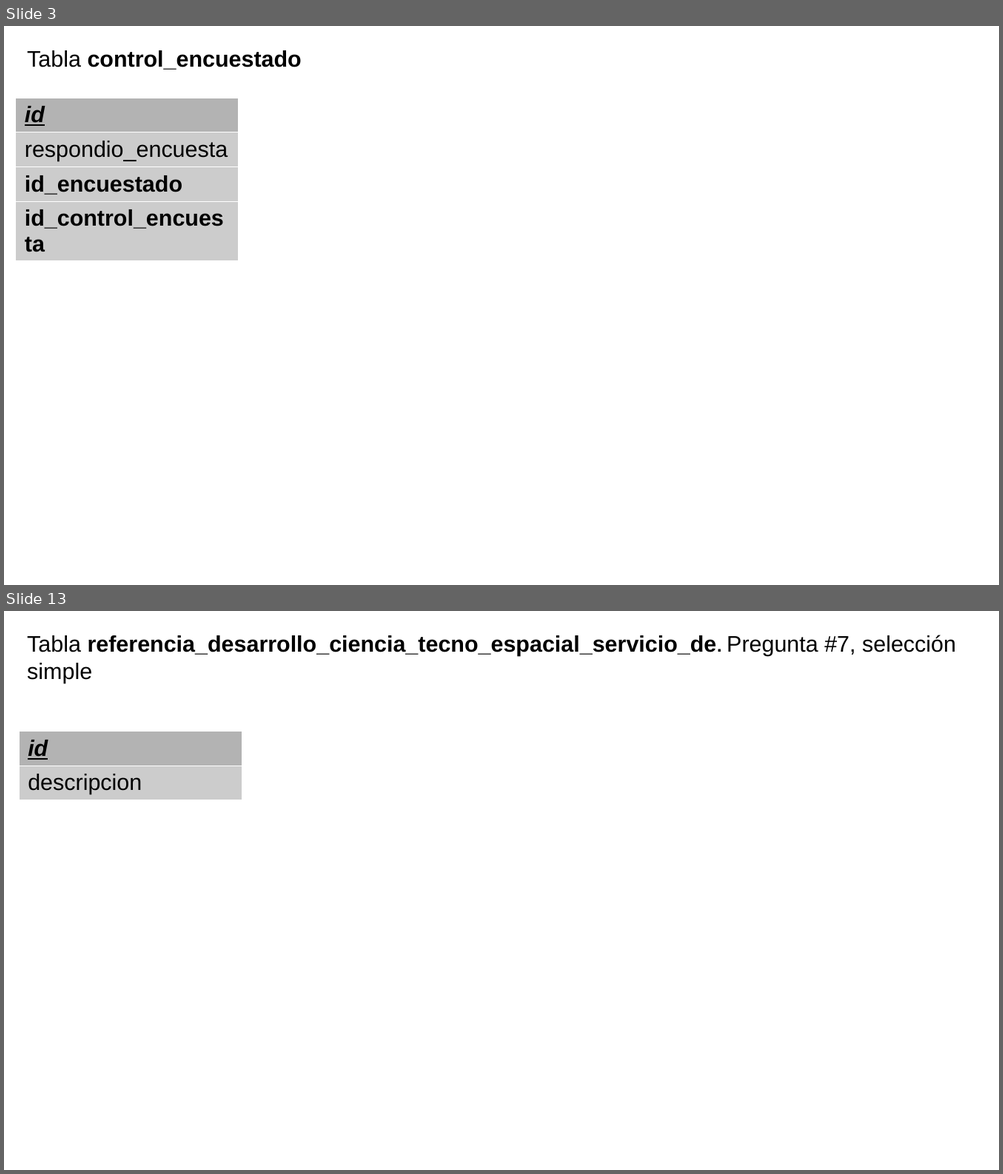
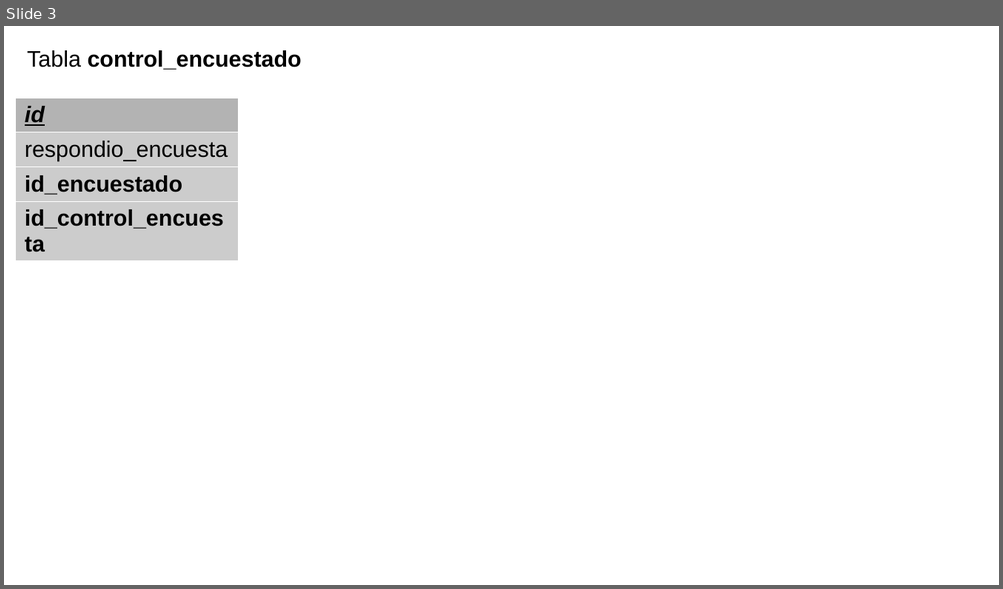
Before and after one commit to laar19/encuesta, a slide deck: 1 documentation/tablas.odp. Shown one above the other, each under a label of ours: slides 3 and 13 before the commit, slide 3 after it; the slides between them are not shown. The pictures are 1003x1174 and 1003x589 pixels, drawn with LibreOffice and Linux fonts; fonts in the diff are those of the drawing. Boxes give left, top, right and bottom in pixels: in the first picture for what was removed or moved away, otherwise in the second. Text is boxed around its words. In the diff, an @@ line names an element or a change of style, - is before the commit and + after.

```diff
--- a/1 documentation/tablas.odp
+++ b/1 documentation/tablas.odp
@@ slide 13 removed at (4, 611, 999, 1170), background #FFFFFF @@
@@ text removed at (27, 635, 956, 684) @@
-Tabla referencia_desarrollo_ciencia_tecno_espacial_servicio_de. Pregunta #7, selección simple
@@ table removed at (20, 732, 242, 800), 2 rows, 1 columns @@
-id
-descripcion
```
Also in this commit, not shown: 1 slide changed, 9 slides added, 28 other slides removed, 52 other files.
